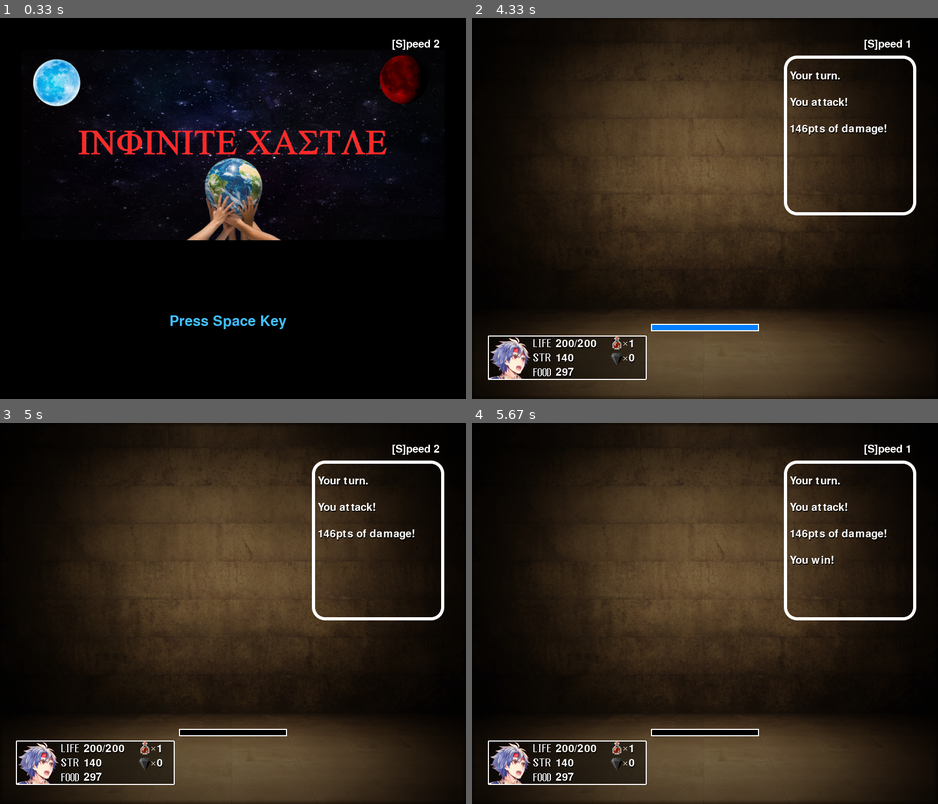
Above: before the commit, frames 1-4 (two rows, left to right).
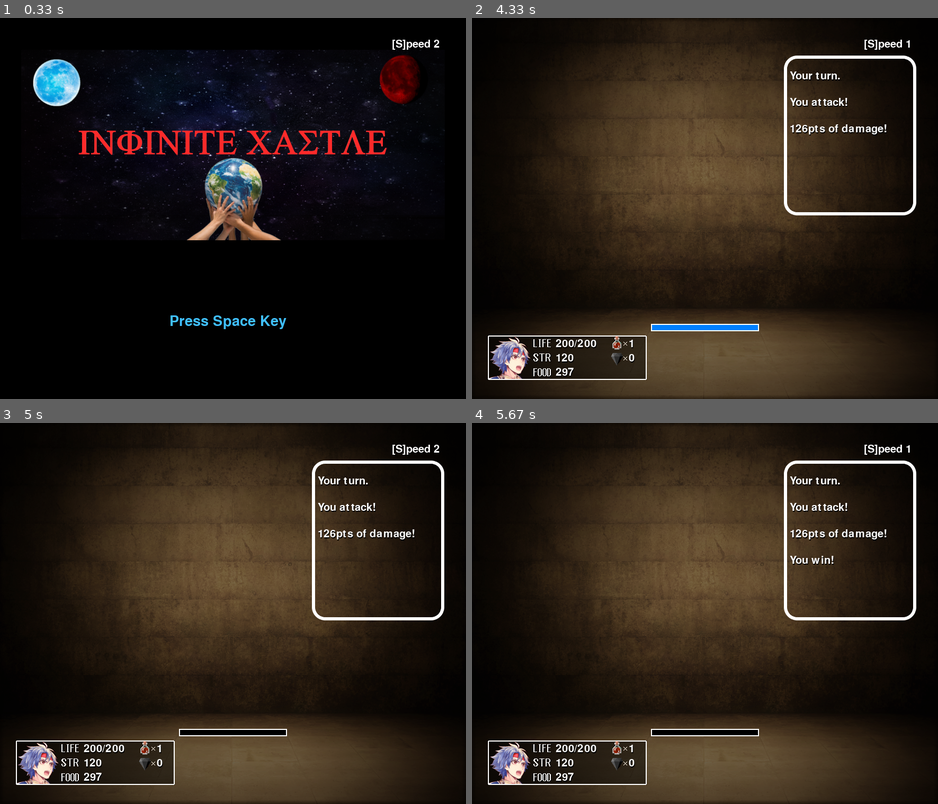
Above: after the commit, the same moments.

Repository: DongHyuckChoi/--
Game: pygame game, started from RPG_pygame.py
Two runs of this game, one before a commit and one after it. Both use one fixed random seed, a clock stepped at 60 frames per second and the inputs below.
Inputs:
- Up to frame 1 (0.33 s): no input
- Up to frame 2 (4.33 s): tap Space at 0.33, 3.42 s; hold Right 0.67-1.13 s; tap S at 1.58, 2.08, 2.42, 2.65, 4.28 s; tap Enter at 2.98 s
- Up to frame 3 (5 s): tap S at 4.58, 4.95 s
- Up to frame 4 (5.67 s): tap S at 5.35 s

Frame 1 is identical in both runs. In frame 2, less than 0.1% of the frame differs, in the area x 19-71%, y 27-91%; in frame 3, less than 0.1%; in frame 4, less than 0.1%.

Commit message:
Update RPG_pygame.py

Diff:
--- a/RPG_pygame.py
+++ b/RPG_pygame.py
@@ -158,7 +158,7 @@
     bg.fill(BLACK) #지정된 색으로 스크린 전체 클리어
     for y in range(-4, 6):
         for x in range(-5, 6):
-            X = (x + 5) * 80 #화면 표시용 x좌표 계산값
+            X = (x + 5) * 80 #화면 표시용 x좌표 계산값 윈도우 왼쪽 위 모서리부터 그리기 시작함 왼쪽 위 5칸부터 오른쪽 아래 5칸까지 범위의 던전 배경을 그림 pl_x, pl_y 값이 변화하면 그리는 범위도 달라지므로 화면이 스크롤됨
             Y = (y + 4) * 80 #화면 표시용 y좌표 계산값
             dx = pl_x + x #던전 칸 x 좌표 계산 dx=던전 x값
             dy = pl_y + y #던전 컨 y 좌표 계산 dy=던전 y값
@@ -211,7 +211,7 @@
             potion = potion + 1
         if treasure == 1:
             BlackDiamond = BlackDiamond + 1
-        if treasure == 2: #꽝
+        if treasure == 2:
             food = int(food / 2)
         idx = 3
         tmr = 0
@@ -423,7 +423,7 @@
                 welcome = 15
                 pl_lifemax = 200
                 pl_life = pl_lifemax
-                pl_str = 140
+                pl_str = 120
                 food = 300
                 potion = 1
                 BlackDiamond = 0
@@ -523,7 +523,7 @@
                 dmg = pl_str + random.randint(0, 9)
             if dmg < 300:
                 if 2 <= tmr and tmr <= 4:
-                    screen.blit(imgEffect[0], [700 - tmr * 120, -100 + tmr * 120])
+                    screen.blit(imgEffect[0], [700 - tmr * 120, -100 + tmr * 120]) #플레이어 공격이 300일때랑 300넘어서의 모션은 다르게 설정해 두었답니다.
             if dmg > 300:
                 if 2 <= tmr and tmr <= 4:
                     screen.blit(imgEffect[2], [700 - tmr * 120, -100 + tmr * 120])
@@ -655,4 +655,4 @@
         clock.tick(4 + 2 * speed)
 
 if __name__ == '__main__': #__name__ == __main__은 인터프리터에서 직접 실행했을 경우에만 if문 내의 코드를 돌리라는 명령이 됩니다.
-    main()
+    main() # 인터프리터 = 소스 코드를 바로 실행하는 컴퓨터 프로그램 또는 환경을 말한다.
